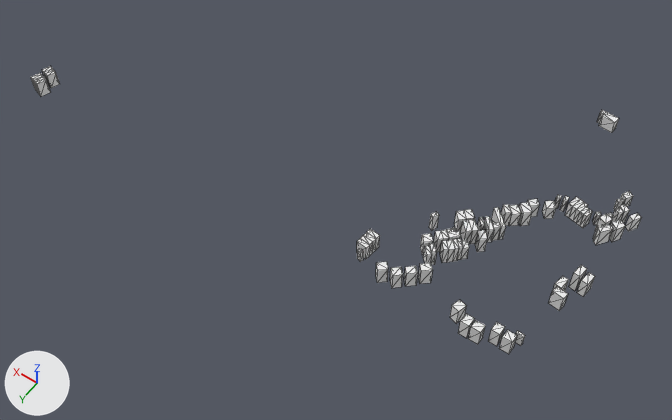
The glTF model data/buildings/7/59/90.glb as it was, and as the next commit left it.
Both versions are drawn from a 50 mm camera at (-349.0, 553.0, 695.0) aimed at (-39.0, 118.0, 12.0). Arrows for +X, +Y and +Z are at lower left; the lights stay in place. Mesh edges are drawn as thin lines. Vertices at the same position are counted once.
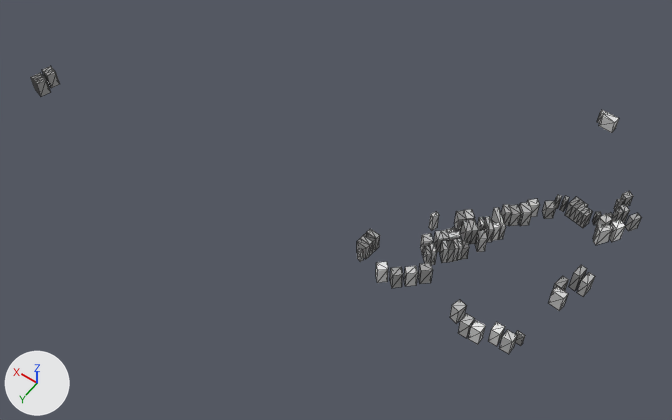
What differs and where, as boxes (x1, y1, x2, y2) in the pictures (672 x 420 px; the box of a moved part takes in the faces that stretch with it):
part 1 of me_mesh_0, moved or reshaped
    both: (448, 231, 461, 238)
part 2 of me_mesh_0, recoloured
    both: (31, 66, 642, 354)

Diff of the bpy script that builds the scene:
```diff
--- a/data/buildings/7/59/90.glb.py
+++ b/data/buildings/7/59/90.glb.py
@@ me_mesh_0 @@
 # used by ob_mesh_0; location = (0.0, 0.0, 0.0)
-me_mesh_0.from_pydata(...)  # 572 vertices, 750 faces; spans x -281.0..278.0, y -67.0..191.0, z 42.0..87.0
+me_mesh_0.from_pydata(...)  # 570 vertices, 750 faces; spans x -281.0..278.0, y -67.0..191.0, z 42.0..87.0
+# me_mesh_0 part 1
+# 2 vertices are removed from x -156.0, y 124.0, z 56.0..74.0
+# 6 faces are deleted
+# 6 new faces join them
+# me_mesh_0 part 2: 743 kept faces spanning x -281.0..278.0, y -67.0..191.0, z 42.0..87.0 get new vertex colours
 me_mesh_0.materials.append(mat_material_0)
```
